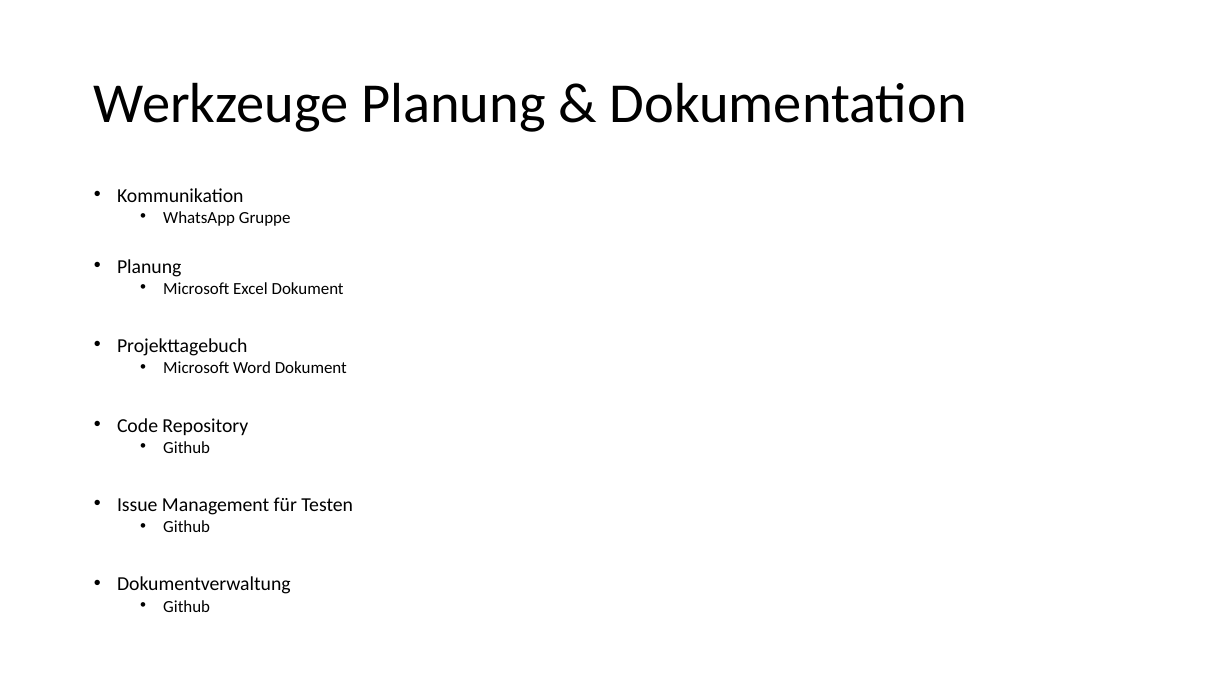
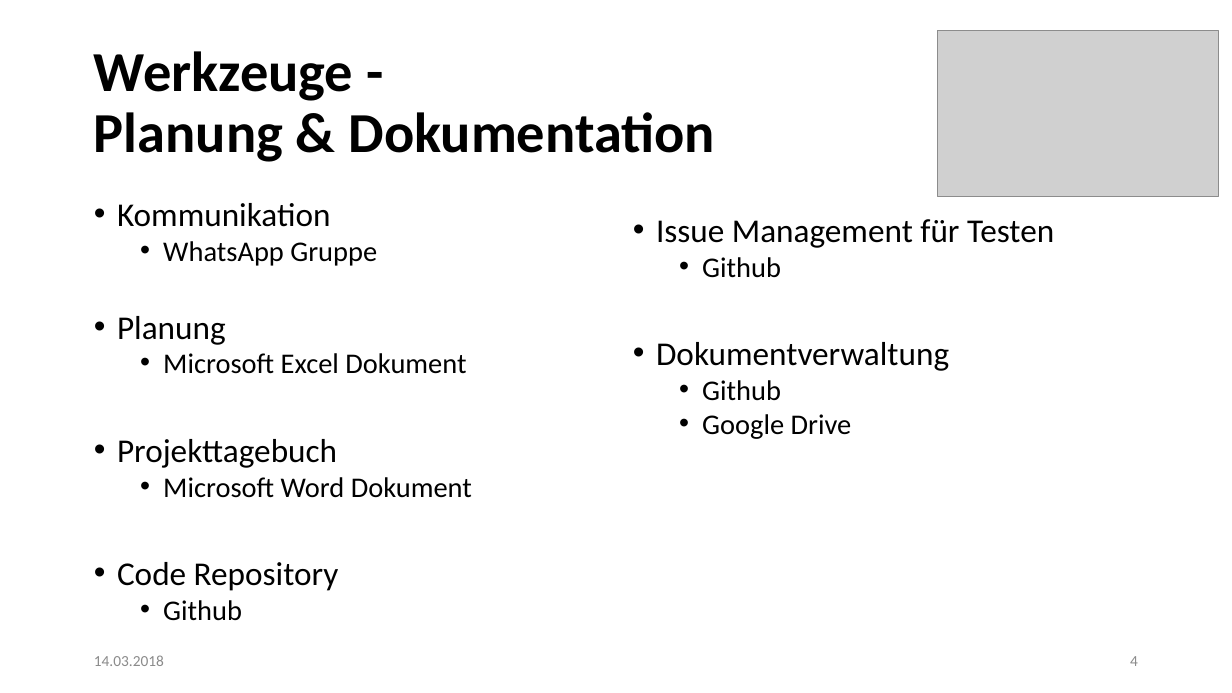
Before and after one commit to ateuchtmann/259035_SoftEngPR, a slide deck: slide 4 of Organisation/PR Software Engineering.pptx. Drawn at 1232x693 pixels with LibreOffice and Linux fonts; fonts in the diff are those of the drawing; grey boxes stand for pictures. Boxes give left, top, right and bottom in pixels: in the first picture for what was removed or moved away, otherwise in the second. Text is boxed around its words. In the diff, an @@ line names an element or a change of style, - is before the commit and + after.

```diff
--- a/Organisation/PR Software Engineering.pptx
+++ b/Organisation/PR Software Engineering.pptx
@@ title at (94,51,715,162): text changed; bold on @@
-Werkzeuge Planung & Dokumentation
+Werkzeuge -
+Planung & Dokumentation
@@ picture added at (938,30,1218,197) @@
@@ text "Kommunikation": place and size @@
-text "Kommunikation" at (117,188,353,612)
+text "Kommunikation" at (117,203,472,621)
@@ text "Kommunikation" at (117,203,472,621): size 15.4 to 25.9 pt in "Kommunikation", "Planung", "Projekttagebuch", "Code Repository"; size 13.2 to 22.2 pt in "WhatsApp Gruppe", "Microsoft Excel Dokument", "Microsoft Word Dokument", "Github"; line spacing 0.7 to 0.8 @@
@@ text added at (656,219,1054,439), 25.9 pt, text #000000 @@
+• Issue Management für Testen
+  • Github
+• Dokumentverwaltung
+  • Github
+  • Google Drive
@@ text at (117,497,353,612): paragraphs removed @@
-• Issue Management für Testen
-  • Github
-• Dokumentverwaltung
-  • Github
@@ text added at (94,655,164,666), 12 pt, text #8C8C8C @@
+14.03.2018
@@ page number added at (1130,656,1138,666), 12 pt, text #8C8C8C @@
+4
```
Also in this commit, not shown: 4 other slides changed.
